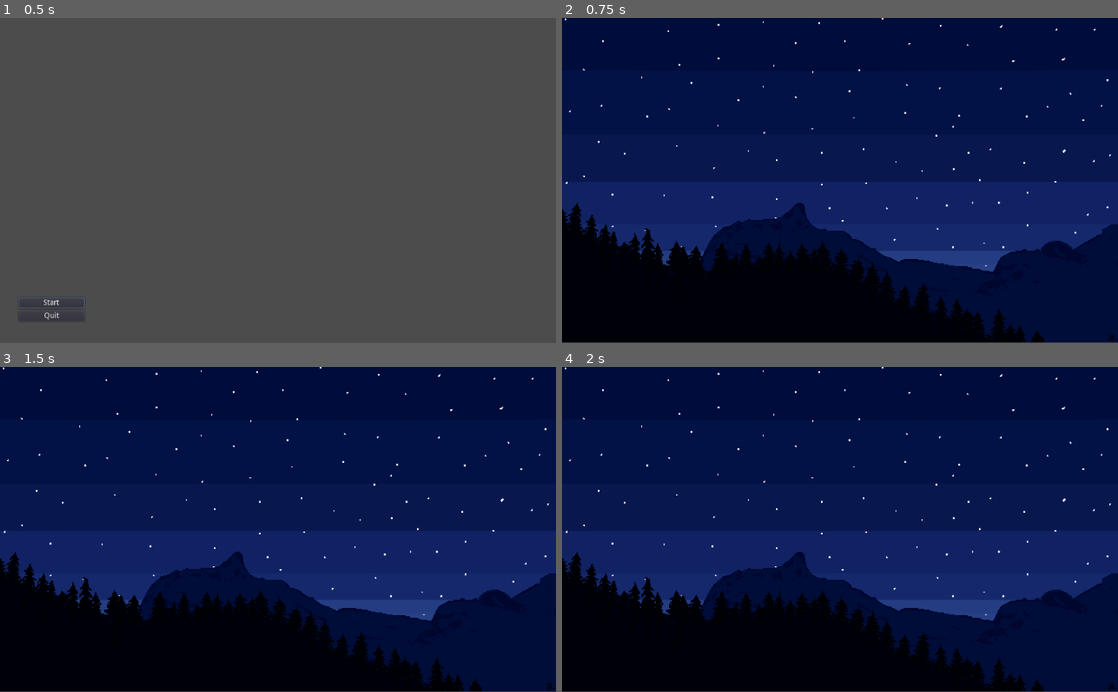
Above: before the commit, frames 1-4 (two rows, left to right).
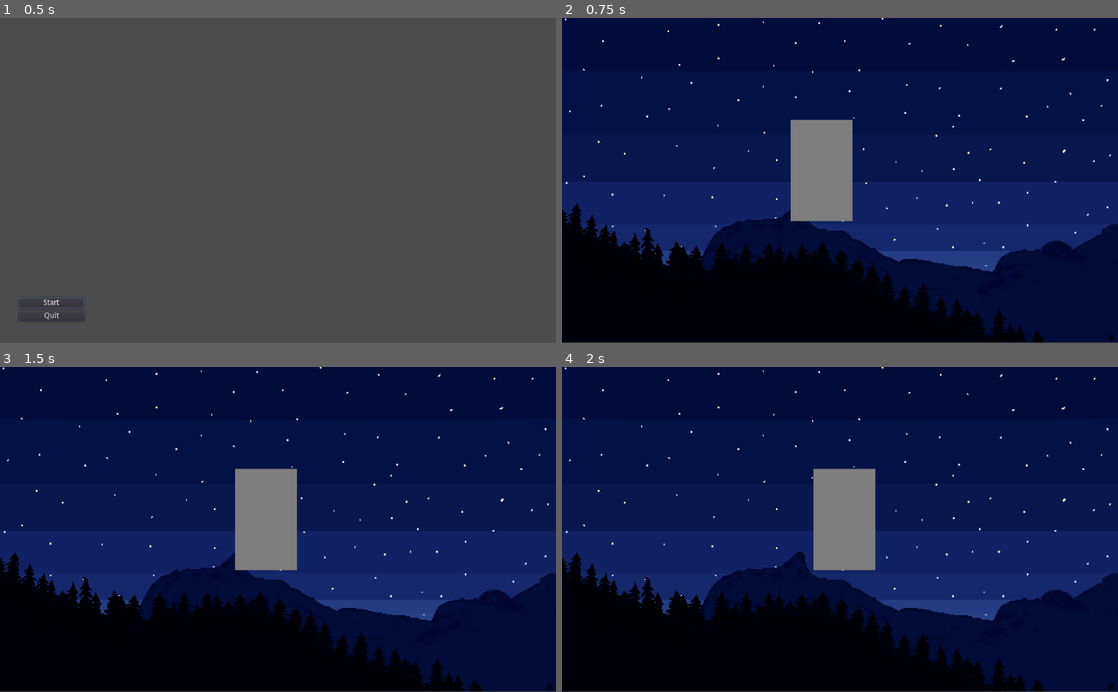
Above: after the commit, the same moments.

Repository: SPL-Practice/GameTAS
Game: Godot game, scene res://assets/scenes/menu/main.tscn
Same seed, same stepped clock (60 frames per second), same inputs: the game is played once before the commit and once after it.
Inputs:
- Up to frame 1 (0.5 s): no input
- Up to frame 2 (0.75 s): click "Start" at 0.5 s
- Up to frame 3 (1.5 s): tap Enter at 1.25 s; hold Right (ui_right) from 1.28 s (still down)
- Up to frame 4 (2 s): keep holding Right (ui_right)

Frame 1 is identical in both runs. In frame 2, 3.5% of the frame differs, in the area x 41-53%, y 31-63%; in frame 3, 3.5%, in the area x 42-54%, y 31-63%; in frame 4, 3.5%.

Commit message:
Man movement

Diff:
--- a/gametas/assets/scenes/levels/scene1/level1.tscn
+++ b/gametas/assets/scenes/levels/scene1/level1.tscn
@@ -1,6 +1,7 @@
-[gd_scene load_steps=2 format=2]
+[gd_scene load_steps=3 format=2]
 
 [ext_resource path="res://assets/resource/images/levels/background-test.png" type="Texture" id=1]
+[ext_resource path="res://assets/scenes/levels/total/hero/man.tscn" type="PackedScene" id=2]
 
 [node name="Control" type="Control"]
 anchor_right = 1.0
@@ -10,3 +11,6 @@
 position = Vector2( 512.125, 297.5 )
 scale = Vector2( 0.533203, 0.558333 )
 texture = ExtResource( 1 )
+
+[node name="player" parent="." instance=ExtResource( 2 )]
+position = Vector2( 478, 281 )
--- /dev/null
+++ b/gametas/assets/scenes/levels/total/hero/man.tscn
@@ -0,0 +1,17 @@
+[gd_scene load_steps=4 format=2]
+
+[ext_resource path="res://assets/resources/images/levels/total/player/idle.png" type="Texture" id=1]
+[ext_resource path="res://assets/scripts/levels/player/man.gd" type="Script" id=2]
+
+[sub_resource type="RectangleShape2D" id=1]
+extents = Vector2( 56.5, 93 )
+
+[node name="player" type="KinematicBody2D"]
+script = ExtResource( 2 )
+
+[node name="Sprite" type="Sprite" parent="."]
+texture = ExtResource( 1 )
+
+[node name="CollisionShape2D" type="CollisionShape2D" parent="."]
+position = Vector2( -0.5, 0 )
+shape = SubResource( 1 )
--- /dev/null
+++ b/gametas/assets/scenes/total/ui/sanity.tscn
@@ -0,0 +1,27 @@
+[gd_scene load_steps=4 format=2]
+
+[ext_resource path="res://assets/resources/images/ui/bars/fill.png" type="Texture" id=1]
+[ext_resource path="res://assets/resources/images/ui/bars/empty.png" type="Texture" id=2]
+[ext_resource path="res://assets/scripts/ui/sanity.gd" type="Script" id=3]
+
+[node name="sanity" type="Control"]
+anchor_right = 1.0
+anchor_bottom = 1.0
+script = ExtResource( 3 )
+
+[node name="under" type="TextureProgress" parent="."]
+margin_right = 40.0
+margin_bottom = 40.0
+value = 75.0
+texture_under = ExtResource( 2 )
+texture_progress = ExtResource( 1 )
+tint_progress = Color( 0.803922, 0.313726, 0.313726, 1 )
+
+[node name="over" type="TextureProgress" parent="."]
+margin_right = 123.0
+margin_bottom = 19.0
+value = 50.0
+texture_progress = ExtResource( 1 )
+tint_progress = Color( 0.160784, 0.588235, 0.478431, 1 )
+
+[node name="updater" type="Tween" parent="."]
--- /dev/null
+++ b/gametas/assets/scripts/levels/player/man.gd
@@ -0,0 +1,18 @@
+extends KinematicBody2D
+
+var velocity = Vector2()
+
+func _physics_process(delta):
+	if Input.is_action_pressed("ui_left"):
+		velocity.x = -60
+	elif Input.is_action_pressed("ui_right"):
+		velocity.x = 60
+	elif Input.is_action_pressed("ui_up"):
+		velocity.y = -60
+	elif Input.is_action_pressed("ui_down"):
+		velocity.y = 60
+	else:
+		velocity.x = 0
+		velocity.y = 0
+
+	move_and_slide(velocity)
--- /dev/null
+++ b/gametas/assets/scripts/ui/sanity.gd
@@ -0,0 +1,14 @@
+extends Control
+
+onready var sanity_over = $over
+onready var sanity_under = $under
+onready var update_tween = $updater
+
+func _on_health_updated(health, amount):
+	sanity_over.value = health
+	update_tween.interpolate_property(sanity_under, "value", sanity_under.value, health, 0.4, Tween.TRANS_SINE, Tween.EASE_IN_OUT)
+	update_tween.start()
+
+func _on_max_health_updated(max_health):
+	sanity_over.max_value = max_health
+	sanity_under.max_value = max_health
Binary file added: gametas/assets/resources/images/levels/total/player/idle.png
Not shown, added: gametas/assets/resources/images/levels/total/player/idle.png.import
Binary file added: gametas/assets/resources/images/ui/bars/empty.png
Not shown, added: gametas/assets/resources/images/ui/bars/empty.png.import
Binary file added: gametas/assets/resources/images/ui/bars/fill.png
Not shown, added: gametas/assets/resources/images/ui/bars/fill.png.import
Not shown, changed: README.md
